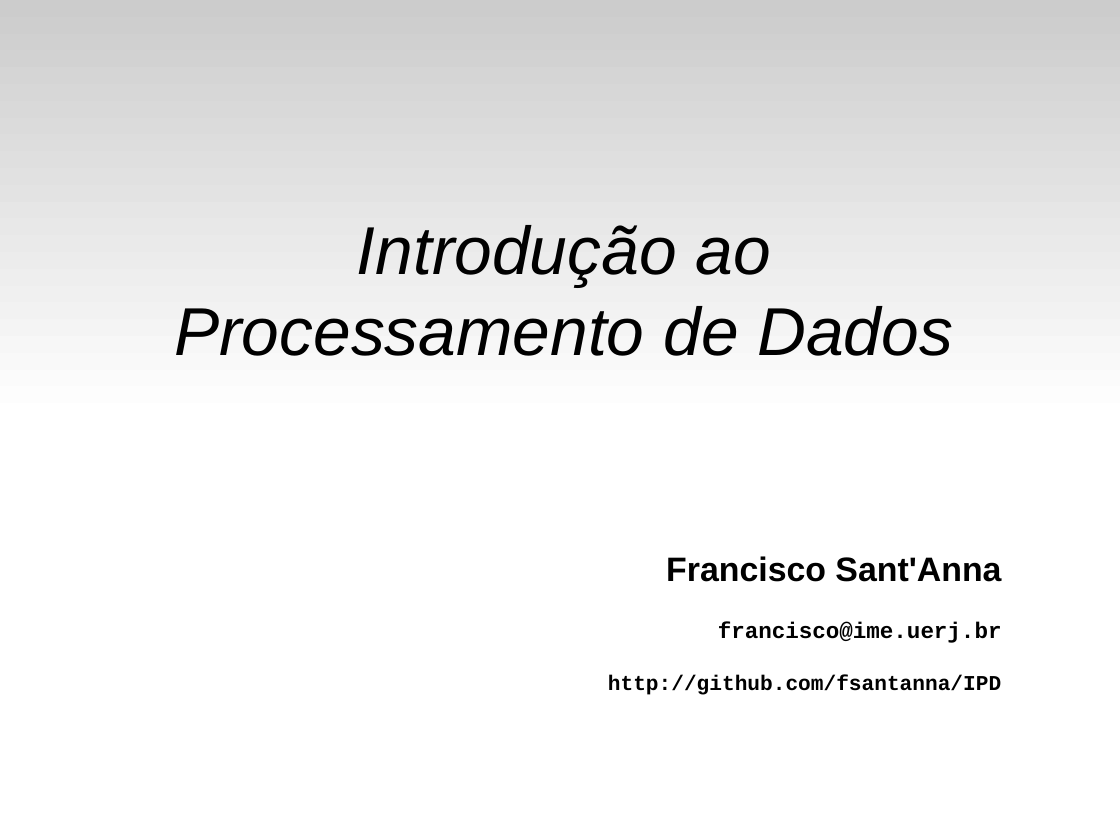
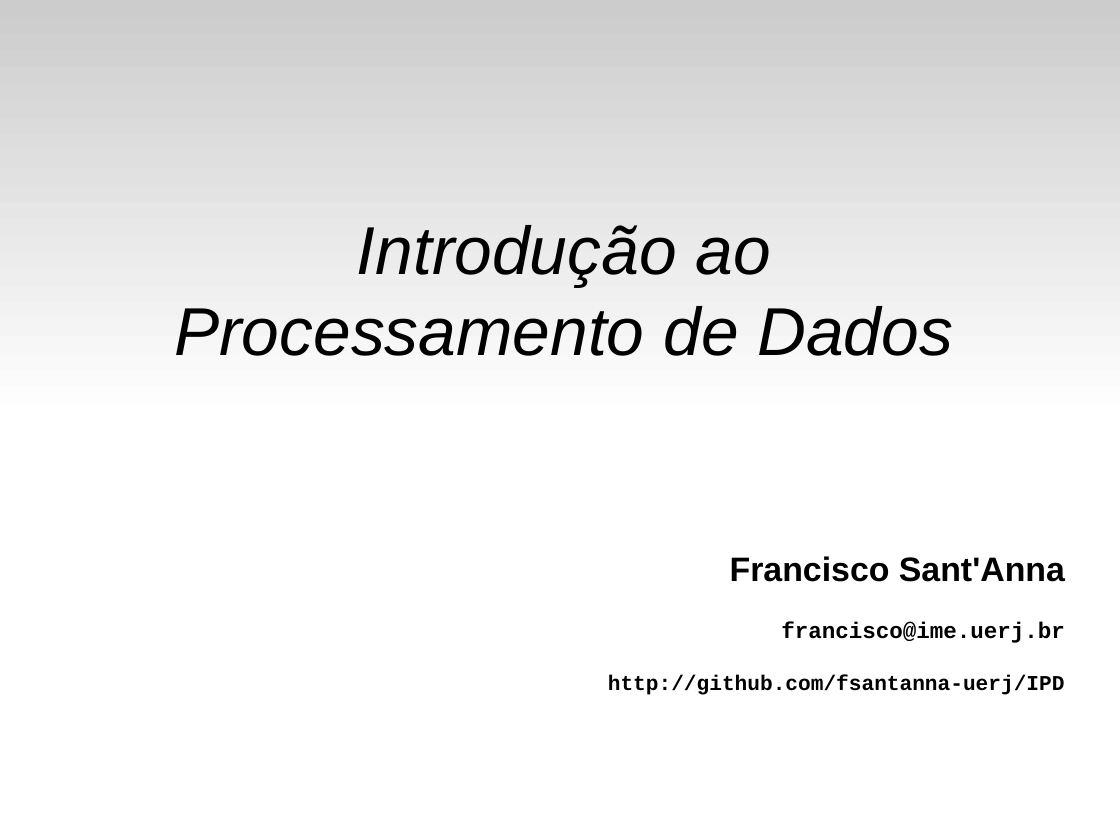
Before and after one commit to fsantanna-uerj/IPD, a slide deck: slide 1 of slides/ipd-05-while.odp. Drawn at 1120x840 pixels with LibreOffice and Linux fonts; fonts in the diff are those of the drawing. Boxes give left, top, right and bottom in pixels: in the first picture for what was removed or moved away, otherwise in the second. Text is boxed around its words. In the diff, an @@ line names an element or a change of style, - is before the commit and + after.

```diff
--- a/slides/ipd-05-while.odp
+++ b/slides/ipd-05-while.odp
@@ text at (608,675,1065,695): text changed @@
-http://github.com/fsantanna/IPD
+http://github.com/fsantanna-uerj/IPD
```
Also in this commit, not shown: 1 other slide changed, 5 other files.
